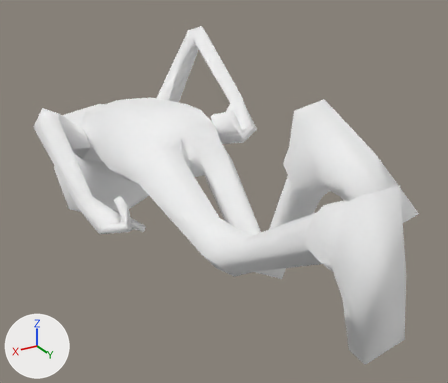
One commit to the glTF model assets/game/s4ys.glb: the scene before it, then after it.
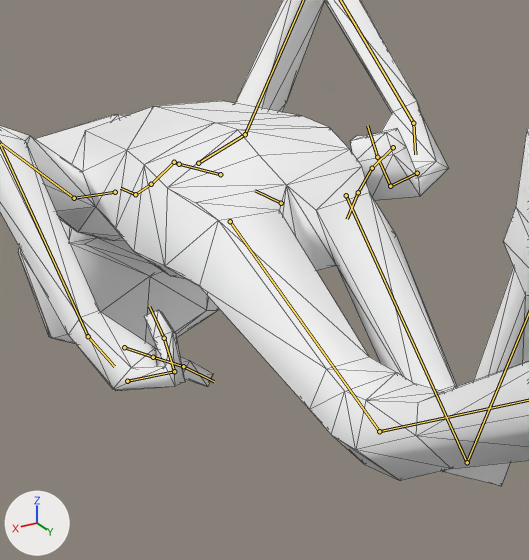
Each version appears first whole from a 50 mm lens placed at (74.5, 62.0, 59.5), pointed at (-9.0, -77.1, -10.0), and next in a close-up on the part from 10% to 66% of the width and 13% to 82% of the height. Lighting does not change. The marker at lower left points along +X, +Y and +Z. Both versions are drawn at frame 0 of the action 'running-turn-180-right'; the numbers are the values there. The bones that bend it are drawn over the model as lines in the close-ups. The close-ups show mesh edges as thin lines.

The first close-up shows 'frog-mesh'.
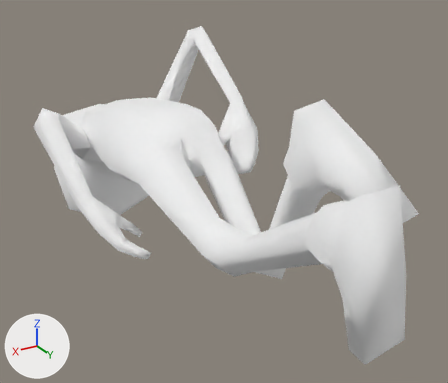
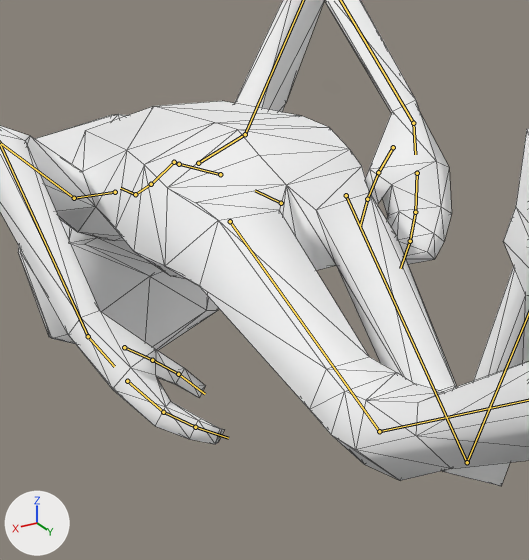
The change in detail:
Bone 'mixamorig:LeftHandThumb1' (bone_mixamorig_lefthandthumb1) turns from (-1, -1, 6) to (0, 0, 0) degrees about its own x, y and z.
Bone 'mixamorig:LeftHandThumb2' (bone_mixamorig_lefthandthumb2) turns from (12, 1, -4) to (0, 0, 0) degrees about its own x, y and z.
Bone 'mixamorig:LeftHandIndex1' (bone_mixamorig_lefthandindex1) turns from (42, -9, 28) to (0, 0, 0) degrees about its own x, y and z.
Bone 'mixamorig:LeftHandIndex2' (bone_mixamorig_lefthandindex2) turns from (50, -25, 51) to (0, 0, 0) degrees about its own x, y and z.
Bone 'mixamorig:RightHandThumb1' (bone_mixamorig_righthandthumb1) turns from (-6, 1, -15) to (0, 0, 0) degrees about its own x, y and z.
Bone 'mixamorig:RightHandThumb2' (bone_mixamorig_righthandthumb2) turns from (4, 0, 9) to (0, 0, 0) degrees about its own x, y and z.
Bone 'mixamorig:RightHandIndex1' (bone_mixamorig_righthandindex1) turns from (43, 16, -36) to (0, 0, 0) degrees about its own x, y and z.
Bone 'mixamorig:RightHandIndex2' (bone_mixamorig_righthandindex2) turns from (44, 16, -47) to (0, 0, 0) degrees about its own x, y and z.

Boxes (x1, y1, x2, y2) around the edits, measured in the close-ups (529 x 560 px):
'frog-mesh', posed: (0, 0, 529, 486) in both
bone 'mixamorig:LeftHandThumb1', root to tip: before (124, 347) to (153, 357); after (124, 347) to (152, 360)
bone 'mixamorig:LeftHandThumb2', root to tip: before (153, 357) to (183, 366); after (152, 360) to (178, 374)
bone 'mixamorig:LeftHandIndex1', root to tip: before (127, 381) to (174, 371); after (127, 381) to (163, 412)
bone 'mixamorig:LeftHandIndex2', root to tip: before (174, 371) to (164, 338); after (163, 412) to (195, 427)
bone 'mixamorig:RightHandThumb1', root to tip: before (393, 147) to (372, 168); after (393, 147) to (378, 172)
bone 'mixamorig:RightHandThumb2', root to tip: before (372, 168) to (358, 192); after (378, 172) to (367, 199)
bone 'mixamorig:RightHandIndex1', root to tip: before (417, 173) to (390, 186); after (417, 173) to (415, 212)
bone 'mixamorig:RightHandIndex2', root to tip: before (390, 186) to (377, 157); after (415, 212) to (410, 241)
